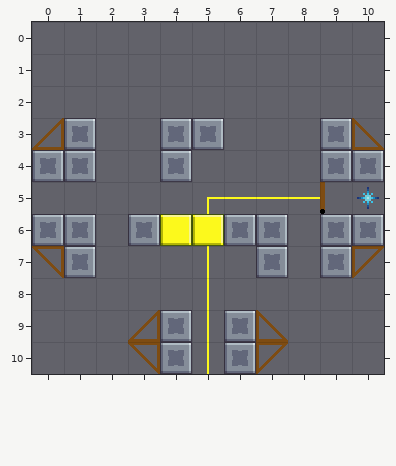
Two states of a Tiled map (JSON), Assets/Level_Editor/TileMap/Room_41.tmj. This is how it looked before the edit.
Cells are 32x32 px. Shown: x 0..10, y 0..10.
The result:
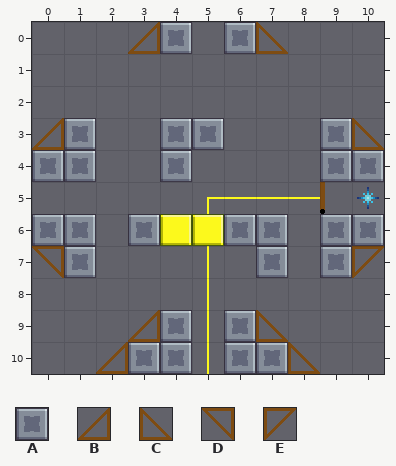
Key: from "tileSet": A 33 "wall", B 106 "bridge", C 107 "bridge", D 116 "bridge", E 117 "bridge".
_ is an empty cell.
The exact change:
Layer "Blocks":
y 0: x 3..4 __ -> BA; x 6..7 __ -> AC
y 10: x 2..3 _D -> BA; x 7..8 E_ -> AC
